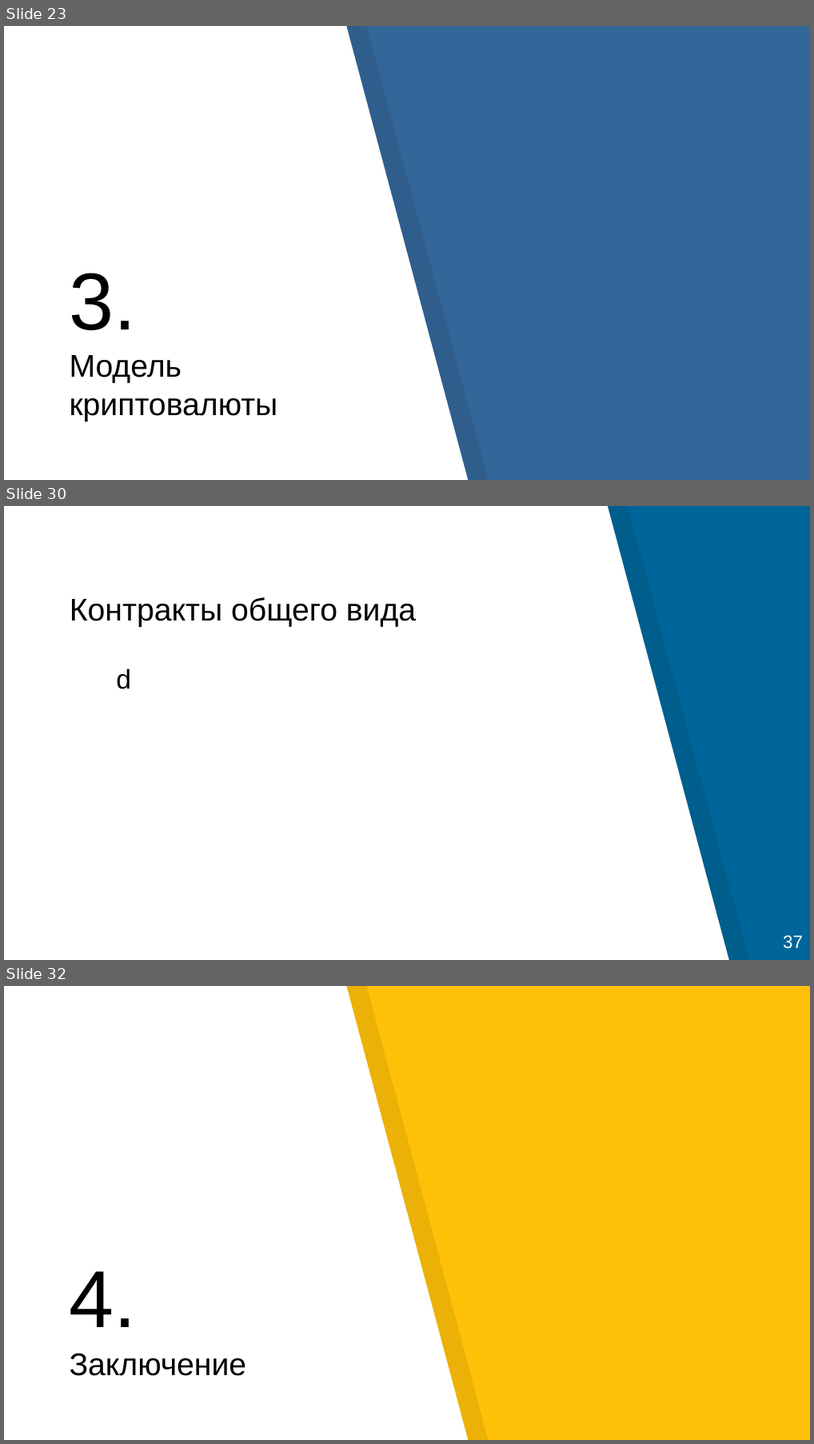
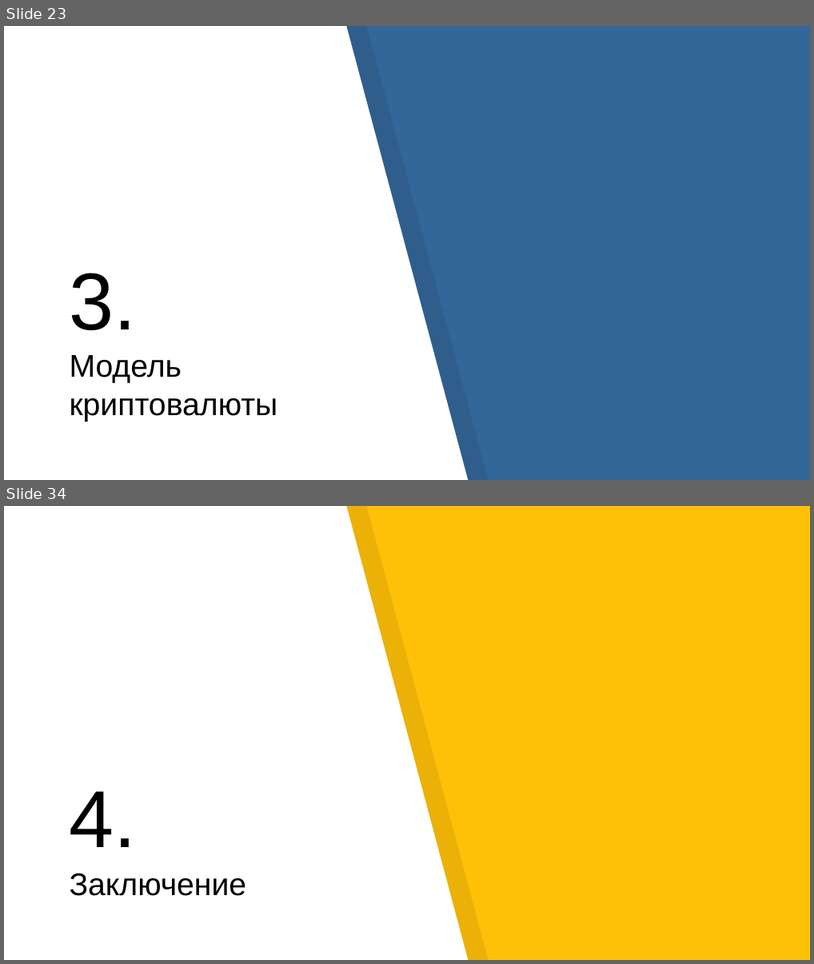
Before and after one commit to georgeee/itmo-master-thesis, a slide deck: presentation.odp. Shown one above the other, each under a label of ours: slides 23, 30 and 32 before the commit, slides 23 and 34 after it; the slides between them are not shown. The pictures are 814x1444 and 814x964 pixels, drawn with LibreOffice and Linux fonts; fonts in the diff are those of the drawing. Boxes give left, top, right and bottom in pixels: in the first picture for what was removed or moved away, otherwise in the second. Text is boxed around its words. In the diff, an @@ line names an element or a change of style, - is before the commit and + after.

```diff
--- a/presentation.odp
+++ b/presentation.odp
@@ slide 30 removed at (4,506,810,960), background #006699 @@
@@ freeform shape removed at (4,506,730,960) @@
@@ freeform shape removed at (24,506,750,960) @@
@@ title removed at (70,597,416,627) @@
-Контракты общего вида
@@ text removed at (116,668,131,689) @@
-● d
@@ text removed at (783,935,803,948) @@
-37
@@ what was slide 32 is now slide 34 @@
```
Also in this commit, not shown: 31 slides changed, 3 slides added, 1 other file.
